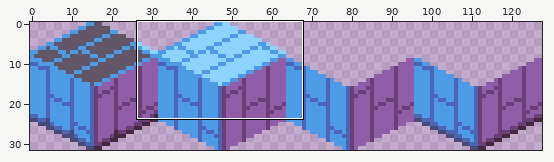
Two versions of one sprite sheet, Assets/Art/Stone/S_Wall_Stone_Real_Cube.png. The picture above shows the old version from afar; the outline marks the close-up.
Close-up. The starting point:
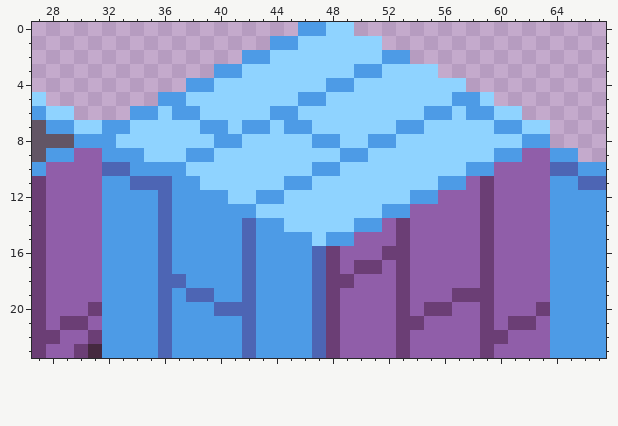
The file is 128x32 pixels. Shown: x 27..67, y 0..23.
And afterwards:
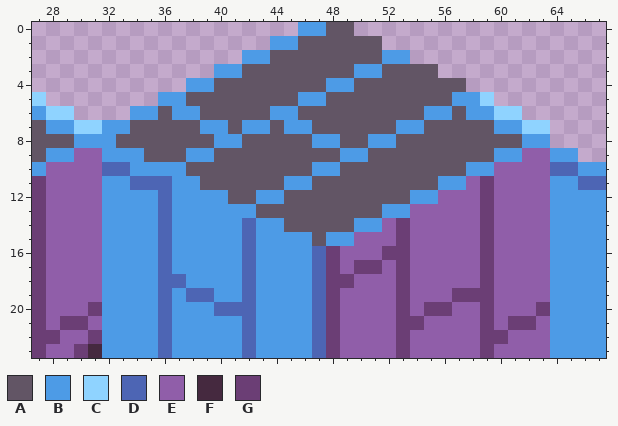
Palette (. is transparent): A #625565  B #4d9be6  C #8fd3ff  D #4d65b4  E #905ea9  F #45293f  G #6b3e75
Edits made:
Changed rows in their new state; - is an unchanged pixel.
first column x 33:
 0 ---------------AA------------
 1 -------------AAAAAA----------
 2 -----------AAAAAAAA----------
 3 ---------AAAAAAAA--AAAA------
 4 -------AAAAAAAA--AAAAAAAA----
 5 -----AAAAAAAA--AAAAAAAAA-----
 6 ---A--AAAAA--AAAAAAAAA--A----
 7 -AAAAA--A--A--AAAAAA--AAAAA--
 8 AAAAAAA--AAAAA--AA--AAAAAAAAA
 9 --AAA--AAAAAAAAA--AAAAAAAAA--
10 -----AAAAAAAAA--AAAAAAAAA----
11 ------AAAAAA--AAAAAAAAA------
12 --------AA--AAAAAAAAA--------
13 ----------AAAAAAAAA----------
14 ------------AAAAA------------
15 --------------A--------------
